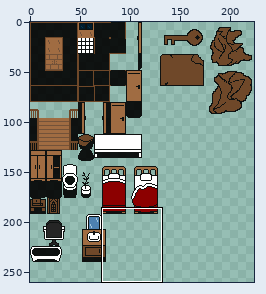
File history of a sprite sheet, assets/tilesets/tilemap_home.png. The picture above shows the old version from afar; the outline marks the close-up.
Close-up. First the earlier version:
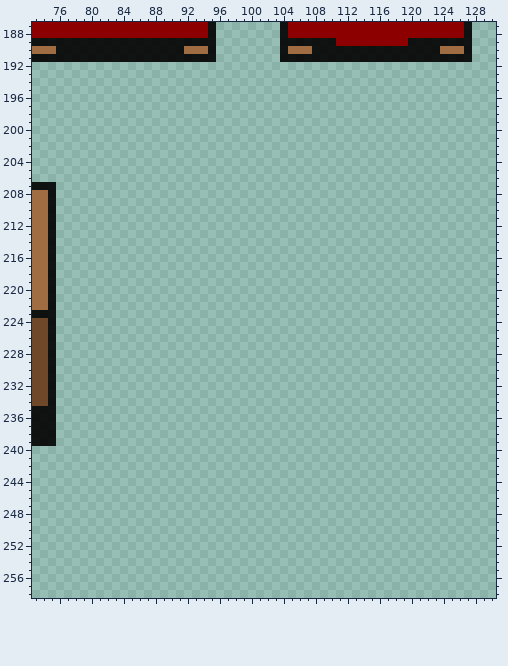
The file is 224x320 pixels. Shown: x 73..130, y 187..258. The wide view leaves out empty margins. The commit also changed other parts of the picture, which this record leaves out.
And afterwards:
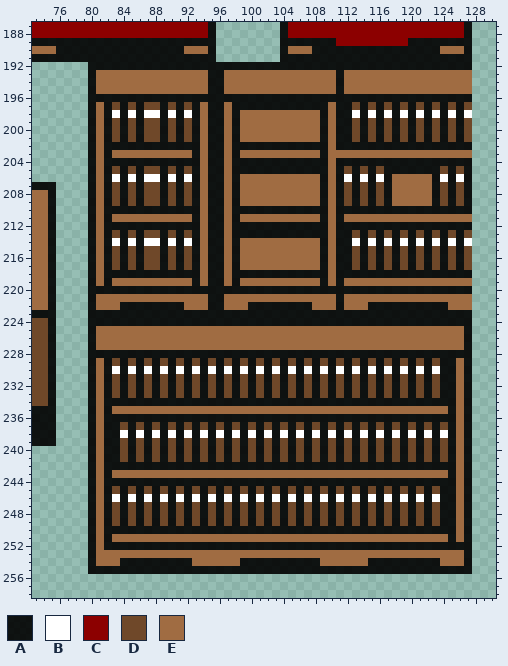
Palette (. is transparent): A #000000e6  B #ffffff  C #8c0000  D #6f4727fc  E #a06b41fc
Changes in this commit:
Changed rows in their new state; - is an unchanged pixel.
first column x 80:
192 AAAAAAAAAAAAAAAAAAAAAAAAAAAAAAAAAAAAAAAAAAAAAAAA
193 AEEEEEEEEEEEEEEAAEEEEEEEEEEEEEEAEEEEEEEEEEEEEEEE
194 AEEEEEEEEEEEEEEAAEEEEEEEEEEEEEEAEEEEEEEEEEEEEEEE
195 AEEEEEEEEEEEEEEAAEEEEEEEEEEEEEEAEEEEEEEEEEEEEEEE
196 AAAAAAAAAAAAAAAAAAAAAAAAAAAAAAAAAAAAAAAAAAAAAAAA
197 AEADADADDADADAEAAEAAAAAAAAAAAAEAADADADADADADADAD
198 AEABABABBABABAEAAEAEEEEEEEEEEAEAABABABABABABABAB
199 AEADADADDADADAEAAEAEEEEEEEEEEAEAADADADADADADADAD
200 AEADADADDADADAEAAEAEEEEEEEEEEAEAADADADADADADADAD
201 AEADADADDADADAEAAEAEEEEEEEEEEAEAADADADADADADADAD
202 AEAAAAAAAAAAAAEAAEAAAAAAAAAAAAEAAAAAAAAAAAAAAAAA
203 AEAEEEEEEEEEEAEAAEAEEEEEEEEEEAEEEEEEEEEEEEEEEEEE
204 AEAAAAAAAAAAAAEAAEAAAAAAAAAAAAEAAAAAAAAAAAAAAAAA
205 AEADADADDADADAEAAEAAAAAAAAAAAAEADADADAAAAAAADADA
206 AEABABABBABABAEAAEAEEEEEEEEEEAEABABABAEEEEEABABA
207 AEADADADDADADAEAAEAEEEEEEEEEEAEADADADAEEEEEADADA
208 AEADADADDADADAEAAEAEEEEEEEEEEAEADADADAEEEEEADADA
209 AEADADADDADADAEAAEAEEEEEEEEEEAEADADADAEEEEEADADA
210 AEAAAAAAAAAAAAEAAEAAAAAAAAAAAAEAAAAAAAAAAAAAAAAA
211 AEAEEEEEEEEEEAEAAEAEEEEEEEEEEAEAEEEEEEEEEEEEEEEE
212 AEAAAAAAAAAAAAEAAEAAAAAAAAAAAAEAAAAAAAAAAAAAAAAA
213 AEADADADDADADAEAAEAAAAAAAAAAAAEAADADADADADADADAD
214 AEABABABBABABAEAAEAEEEEEEEEEEAEAABABABABABABABAB
215 AEADADADDADADAEAAEAEEEEEEEEEEAEAADADADADADADADAD
216 AEADADADDADADAEAAEAEEEEEEEEEEAEAADADADADADADADAD
217 AEADADADDADADAEAAEAEEEEEEEEEEAEAADADADADADADADAD
218 AEAAAAAAAAAAAAEAAEAAAAAAAAAAAAEAAAAAAAAAAAAAAAAA
219 AEAEEEEEEEEEEAEAAEAEEEEEEEEEEAEAEEEEEEEEEEEEEEEE
220 AAAAAAAAAAAAAAAAAAAAAAAAAAAAAAAAAAAAAAAAAAAAAAAA
221 AEEEEEEEEEEEEEEAAEEEEEEEEEEEEEEAEEEEEEEEEEEEEEEE
222 AEEEAAAAAAAAEEEAAEEEAAAAAAAAEEEAEEEAAAAAAAAAAEEE
223 AAAAAAAAAAAAAAAAAAAAAAAAAAAAAAAAAAAAAAAAAAAAAAAA
224 AAAAAAAAAAAAAAAAAAAAAAAAAAAAAAAAAAAAAAAAAAAAAAAA
225 AEEEEEEEEEEEEEEEEEEEEEEEEEEEEEEEEEEEEEEEEEEEEEEA
226 AEEEEEEEEEEEEEEEEEEEEEEEEEEEEEEEEEEEEEEEEEEEEEEA
227 AEEEEEEEEEEEEEEEEEEEEEEEEEEEEEEEEEEEEEEEEEEEEEEA
228 AAAAAAAAAAAAAAAAAAAAAAAAAAAAAAAAAAAAAAAAAAAAAAAA
229 AEADADADADADADADADADADADADADADADADADADADADADAAEA
230 AEABABABABABABABABABABABABABABABABABABABABABAAEA
231 AEADADADADADADADADADADADADADADADADADADADADADAAEA
232 AEADADADADADADADADADADADADADADADADADADADADADAAEA
233 AEADADADADADADADADADADADADADADADADADADADADADAAEA
234 AEAAAAAAAAAAAAAAAAAAAAAAAAAAAAAAAAAAAAAAAAAAAAEA
235 AEAEEEEEEEEEEEEEEEEEEEEEEEEEEEEEEEEEEEEEEEEEEAEA
236 AEAAAAAAAAAAAAAAAAAAAAAAAAAAAAAAAAAAAAAAAAAAAAEA
237 AEAADADADADADADADADADADADADADADADADADADADADADAEA
238 AEAABABABABABABABABABABABABABABABABABABABABABAEA
239 AEAADADADADADADADADADADADADADADADADADADADADADAEA
240 AEAADADADADADADADADADADADADADADADADADADADADADAEA
241 AEAADADADADADADADADADADADADADADADADADADADADADAEA
242 AEAAAAAAAAAAAAAAAAAAAAAAAAAAAAAAAAAAAAAAAAAAAAEA
243 AEAEEEEEEEEEEEEEEEEEEEEEEEEEEEEEEEEEEEEEEEEEEAEA
244 AEAAAAAAAAAAAAAAAAAAAAAAAAAAAAAAAAAAAAAAAAAAAAEA
245 AEADADADADADADADADADADADADADADADADADADADADADAAEA
246 AEABABABABABABABABABABABABABABABABABABABABABAAEA
247 AEADADADADADADADADADADADADADADADADADADADADADAAEA
248 AEADADADADADADADADADADADADADADADADADADADADADAAEA
249 AEADADADADADADADADADADADADADADADADADADADADADAAEA
250 AEAAAAAAAAAAAAAAAAAAAAAAAAAAAAAAAAAAAAAAAAAAAAEA
251 AEAEEEEEEEEEEEEEEEEEEEEEEEEEEEEEEEEEEEEEEEEEEAEA
252 AEAAAAAAAAAAAAAAAAAAAAAAAAAAAAAAAAAAAAAAAAAAAAAA
253 AEEEEEEEEEEEEEEEEEEEEEEEEEEEEEEEEEEEEEEEEEEEEEEA
254 AEEEAAAAAAAAAEEEEEEAAAAAAAAAAEEEEEEAAAAAAAAAEEEA
255 AAAAAAAAAAAAAAAAAAAAAAAAAAAAAAAAAAAAAAAAAAAAAAAA
